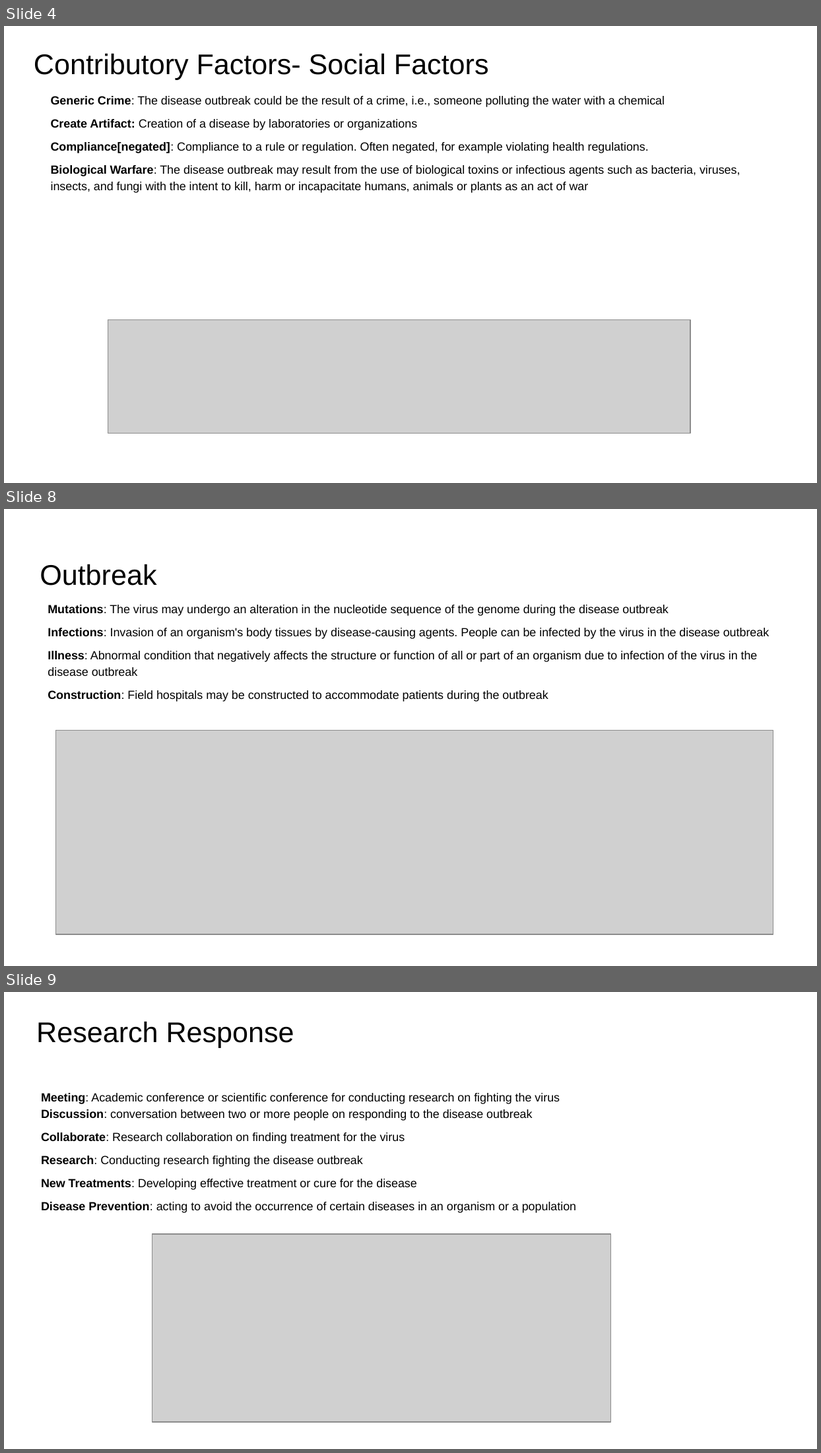
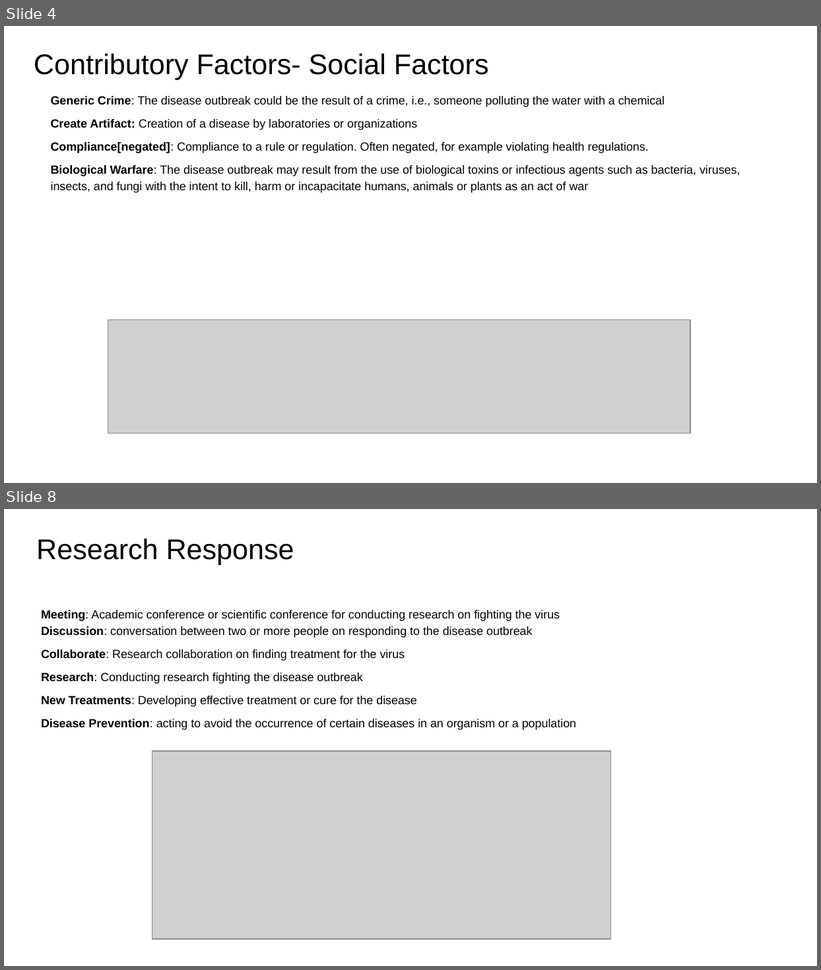
Before and after one commit to RESIN-KAIROS/schemalib, a slide deck: hrf/disease_outbreak.pptx. Shown one above the other, each under a label of ours: slides 4, 8 and 9 before the commit, slides 4 and 8 after it; the slides between them are not shown. The pictures are 821x1453 and 821x970 pixels, drawn with LibreOffice and Linux fonts; fonts in the diff are those of the drawing; grey boxes stand for pictures. Boxes give left, top, right and bottom in pixels: in the first picture for what was removed or moved away, otherwise in the second. Text is boxed around its words. In the diff, an @@ line names an element or a change of style, - is before the commit and + after.

Commit message:
[disease outbreak] remove extra medical response

```diff
--- a/hrf/disease_outbreak.pptx
+++ b/hrf/disease_outbreak.pptx
@@ slide 8 removed at (x1=4, y1=509, x2=817, y2=966), background #FFFFFF @@
@@ title removed at (x1=40, y1=564, x2=156, y2=586) @@
-Outbreak
@@ text removed at (x1=48, y1=605, x2=769, y2=702) @@
-Mutations: The virus may undergo an alteration in the nucleotide sequence of the genome during the disease outbreak
-Infections: Invasion of an organism's body tissues by disease-causing agents. People can be infected by the virus in the disease outbreak
-Illness: Abnormal condition that negatively affects the structure or function of all or part of an organism due to infection of the virus in the disease outbreak
-Construction: Field hospitals may be constructed to accommodate patients during the outbreak
@@ picture removed at (x1=56, y1=730, x2=774, y2=935) @@
@@ what was slide 9 is now slide 8 @@
```
Also in this commit, not shown: 3 slides changed, 1 slide added, 1 other slide removed, 3 other files.
